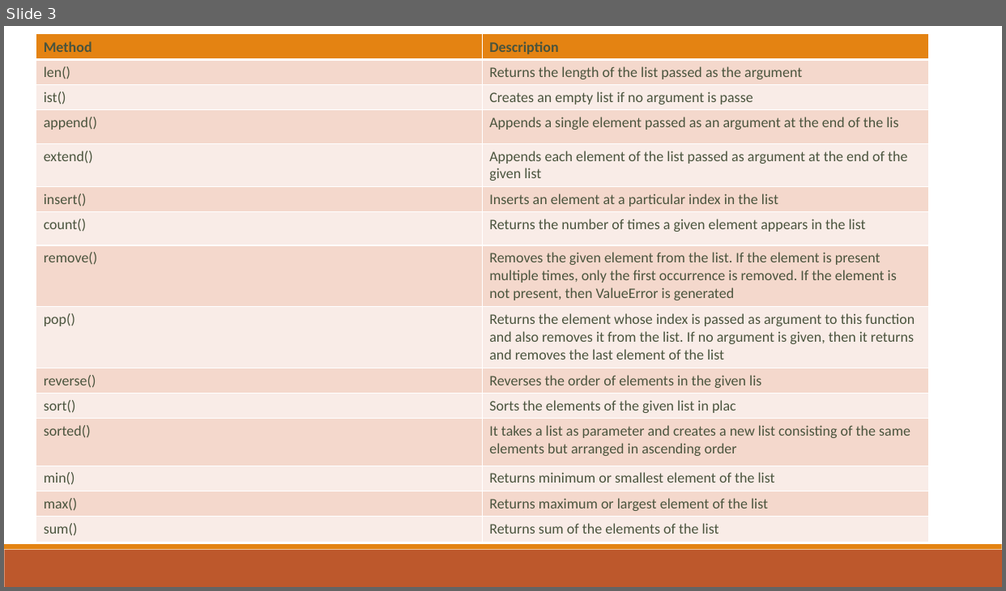
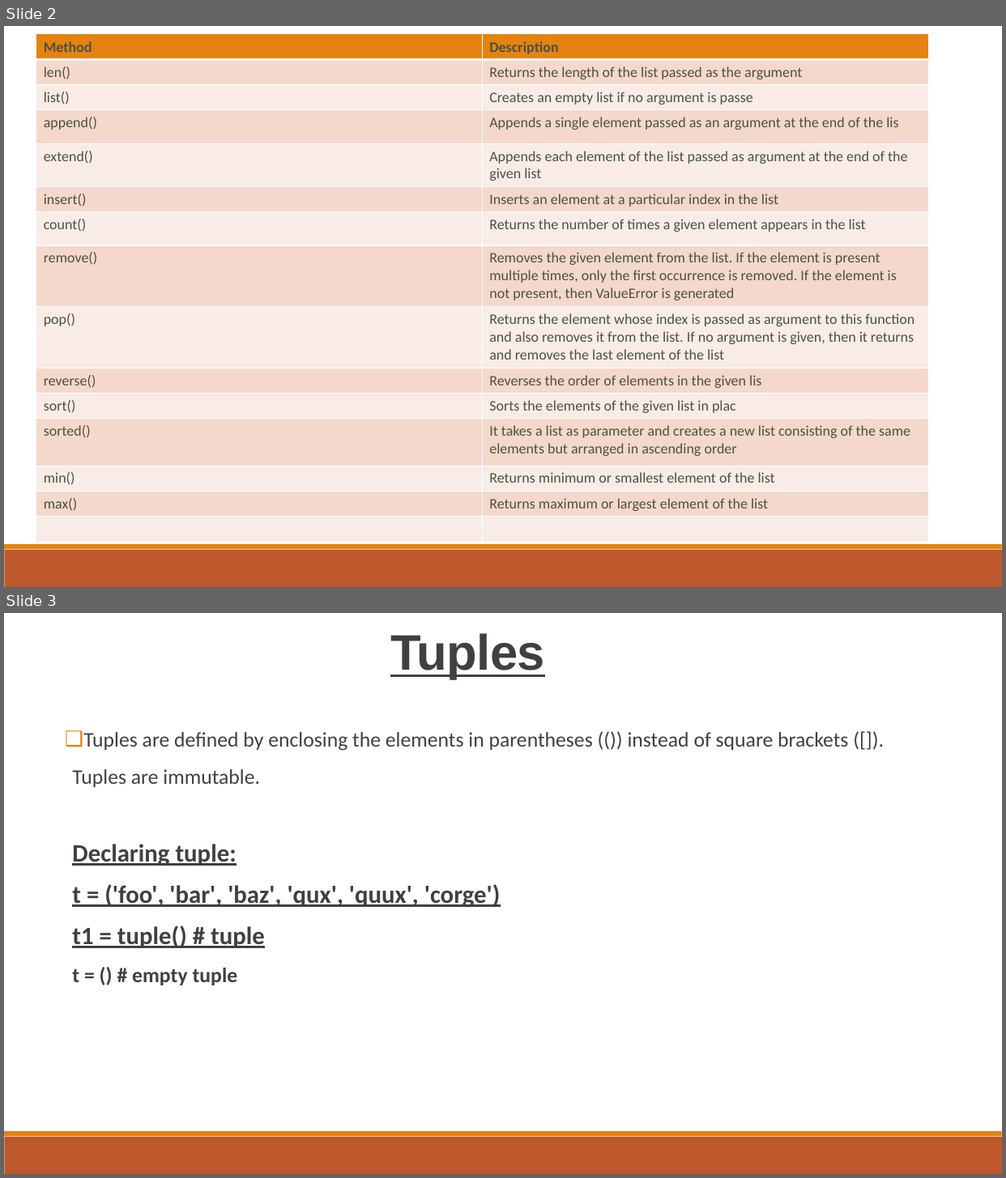
Before and after one commit to tauovir/Materials, a slide deck: Python Session/Python_13_may.pptx. Shown one above the other, each under a label of ours: slide 3 before the commit, slides 2 and 3 after it. The pictures are 1006x591 and 1006x1178 pixels, drawn with LibreOffice and Linux fonts; fonts in the diff are those of the drawing. Boxes give left, top, right and bottom in pixels: in the first picture for what was removed or moved away, otherwise in the second. Text is boxed around its words. In the diff, an @@ line names an element or a change of style, - is before the commit and + after.

```diff
--- a/Python Session/Python_13_may.pptx
+++ b/Python Session/Python_13_may.pptx
@@ slide 3 added at box(4, 613, 1002, 1174), background #FFFFFF; not listed: 2 template elements that a slide beside it also shows @@
@@ title added at box(390, 633, 545, 679), 48 pt, text #404040, bold, underline @@
+Tuples
@@ subtitle added at box(72, 732, 848, 986), 20 pt, text #404040 @@
+❑ Tuples are defined by enclosing the elements in parentheses (()) instead of square brackets ([]).
+  Tuples are immutable.
+  Declaring tuple:
+  t = ('foo', 'bar', 'baz', 'qux', 'quux', 'corge')
+  t1 = tuple() # tuple
+  t = () # empty tuple
@@ what was slide 3 is now slide 2 @@
@@ slide 2 changed as well @@
@@ table at box(36, 34, 928, 539) @@
-row 3, column 1: ist()
+row 3, column 1: list()
-row 15, column 1: sum()
+row 15, column 1: 
-row 15, column 2: Returns sum of the elements of the list
+row 15, column 2: 
```
Also in this commit, not shown: 1 other slide changed, 1 slide removed, 10 other files.
